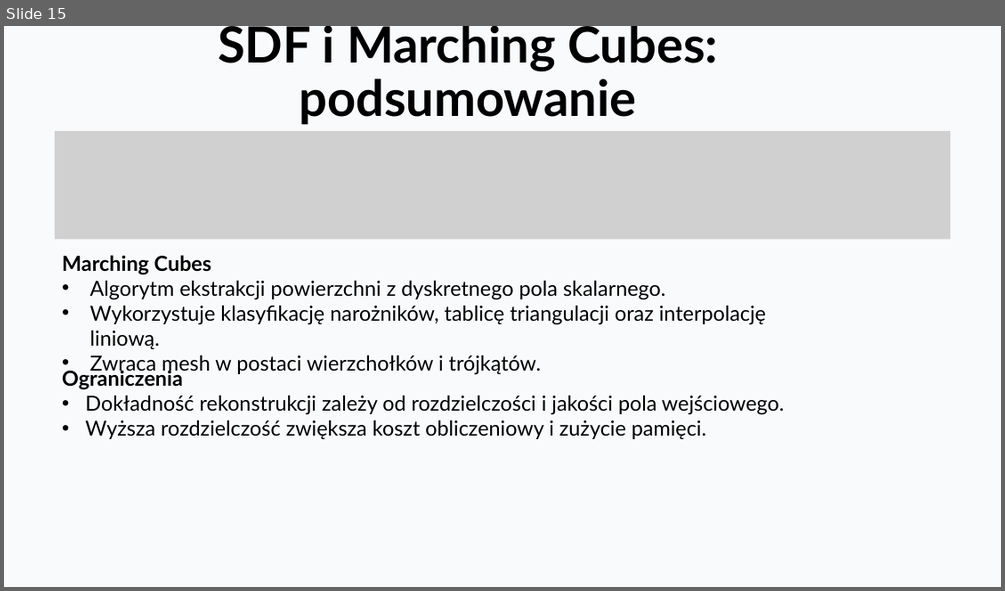
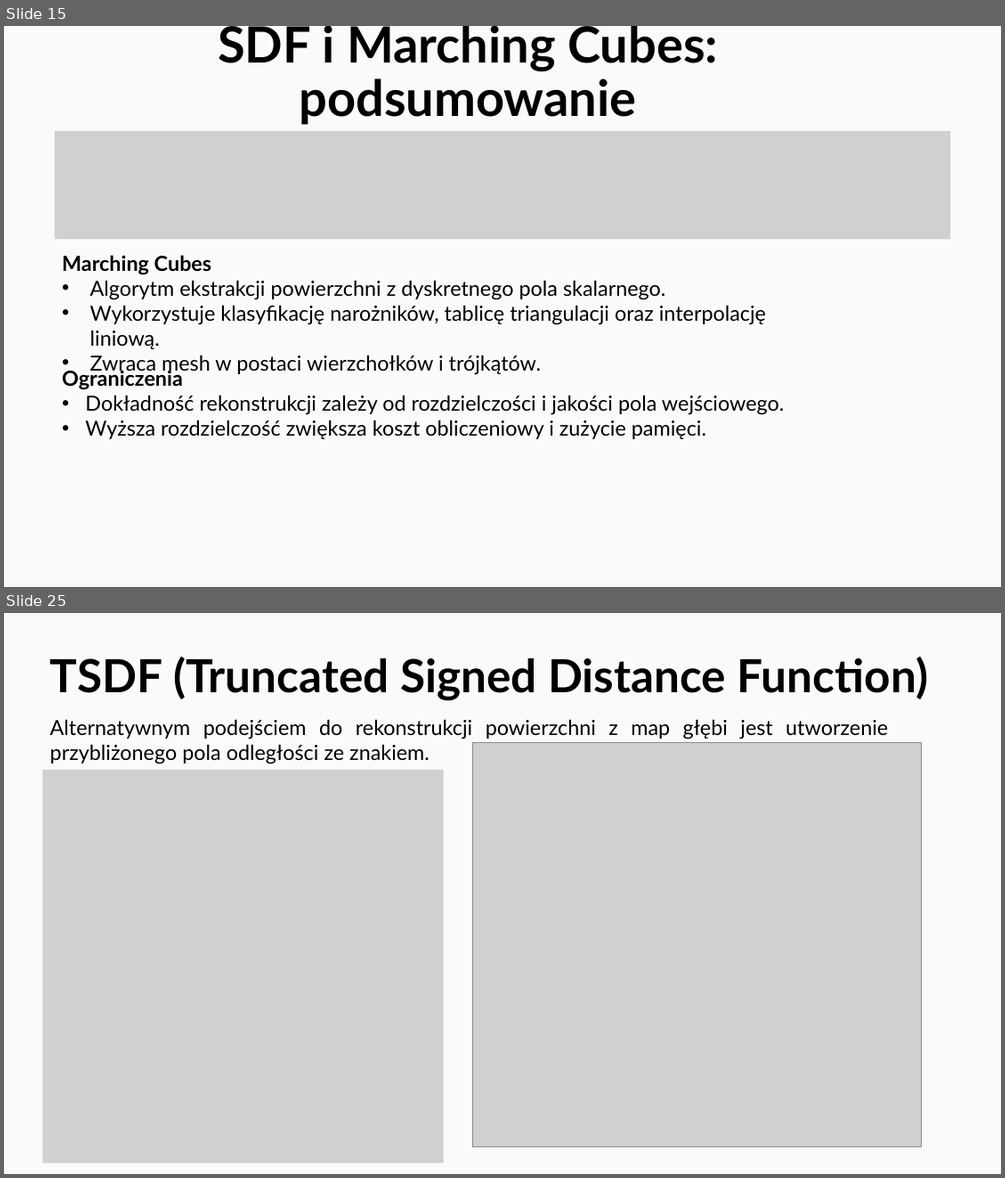
Before and after one commit to KajetanOzog/lab_6, a slide deck: prezentacja.pptx. Shown one above the other, each under a label of ours: slide 15 before the commit, slides 15 and 25 after it; the slides between them are not shown. The pictures are 1005x591 and 1005x1178 pixels, drawn with LibreOffice and Linux fonts; fonts in the diff are those of the drawing; grey boxes stand for pictures. Boxes give left, top, right and bottom in pixels: in the first picture for what was removed or moved away, otherwise in the second. Text is boxed around its words. In the diff, an @@ line names an element or a change of style, - is before the commit and + after.

```diff
--- a/prezentacja.pptx
+++ b/prezentacja.pptx
@@ slide 25 added at [4, 613, 1001, 1174], background #F8FAFC @@
@@ title added at [50, 657, 929, 701], 44 pt, text #000000, bold @@
+TSDF (Truncated Signed Distance Function)
@@ text added at [50, 719, 888, 764], 20 pt, text #000000 @@
+Alternatywnym podejściem do rekonstrukcji powierzchni z map głębi jest utworzenie przybliżonego pola odległości ze znakiem.
@@ picture added at [473, 742, 922, 1147] @@
@@ picture added at [43, 770, 444, 1163] @@
```
Also in this commit, not shown: 4 slides changed, 11 other slides added, 21 other files.
